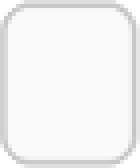
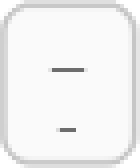
Layers edited between the first and the second w=140, h=168 image:
added layer "-" above "_" over (56, 128, 76, 132)
added layer "_" above "/" over (48, 68, 88, 72)
